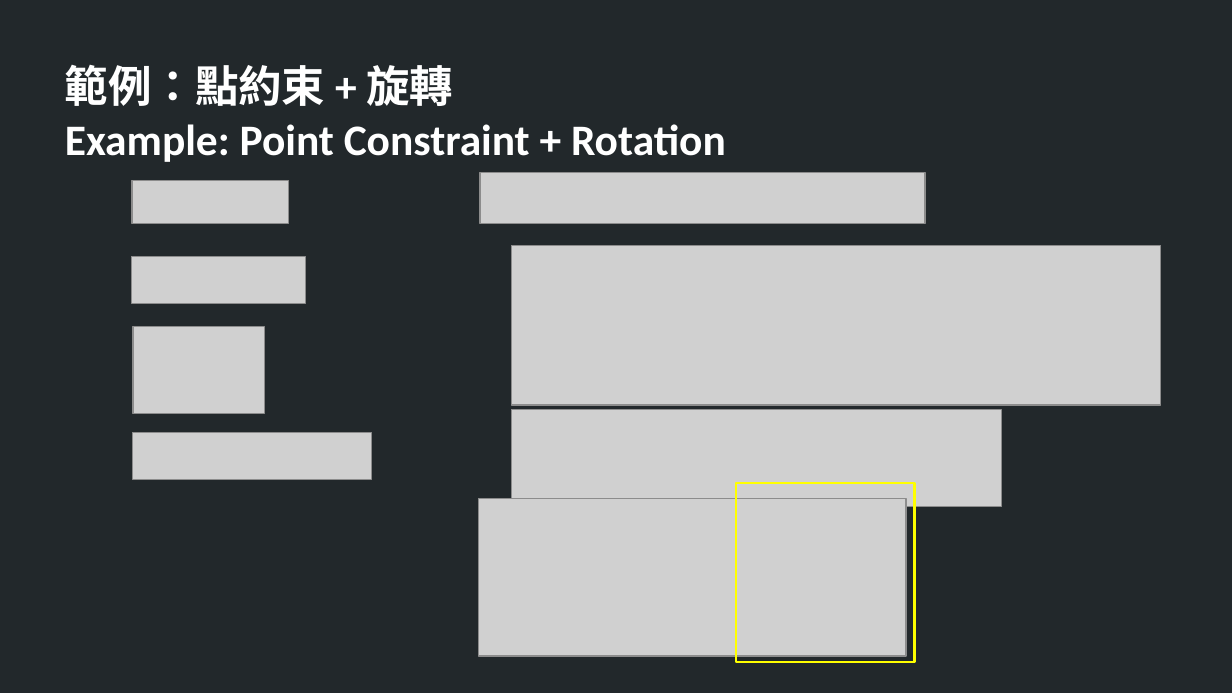
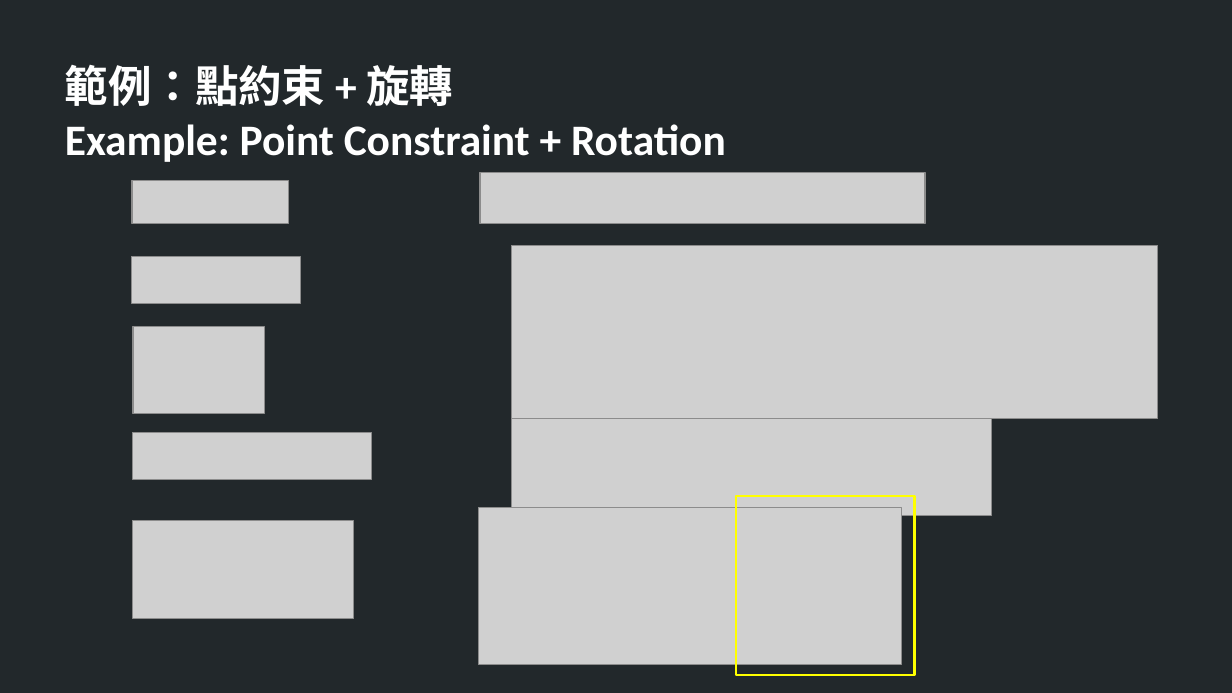
Before and after one commit to TheAllenChou/unity-physics-constraints, a slide deck: slide 24 of slides/physics constraints in games.odp (slide 23 before the commit). Drawn at 1232x693 pixels with LibreOffice and Linux fonts; fonts in the diff are those of the drawing; grey boxes stand for pictures. Boxes give left, top, right and bottom in pixels: in the first picture for what was removed or moved away, otherwise in the second. Text is boxed around its words. In the diff, an @@ line names an element or a change of style, - is before the commit and + after.

```diff
--- a/slides/physics constraints in games.odp
+++ b/slides/physics constraints in games.odp
@@ picture: place and size @@
-picture at box(132, 256, 305, 303)
+picture at box(132, 256, 301, 303)
@@ picture: place and size @@
-picture at box(512, 245, 1160, 405)
+picture at box(512, 245, 1158, 418)
@@ picture: place and size @@
-picture at box(512, 410, 1002, 508)
+picture at box(512, 418, 992, 515)
@@ picture: place and size @@
-picture at box(478, 499, 906, 656)
+picture at box(478, 508, 901, 665)
@@ rectangle: place and size @@
-rectangle at box(736, 483, 914, 662)
+rectangle at box(736, 496, 914, 675)
@@ picture added at box(133, 521, 353, 619) @@
```
Also in this commit, not shown: 8 other slides changed, 4 slides added, 10 other files.
